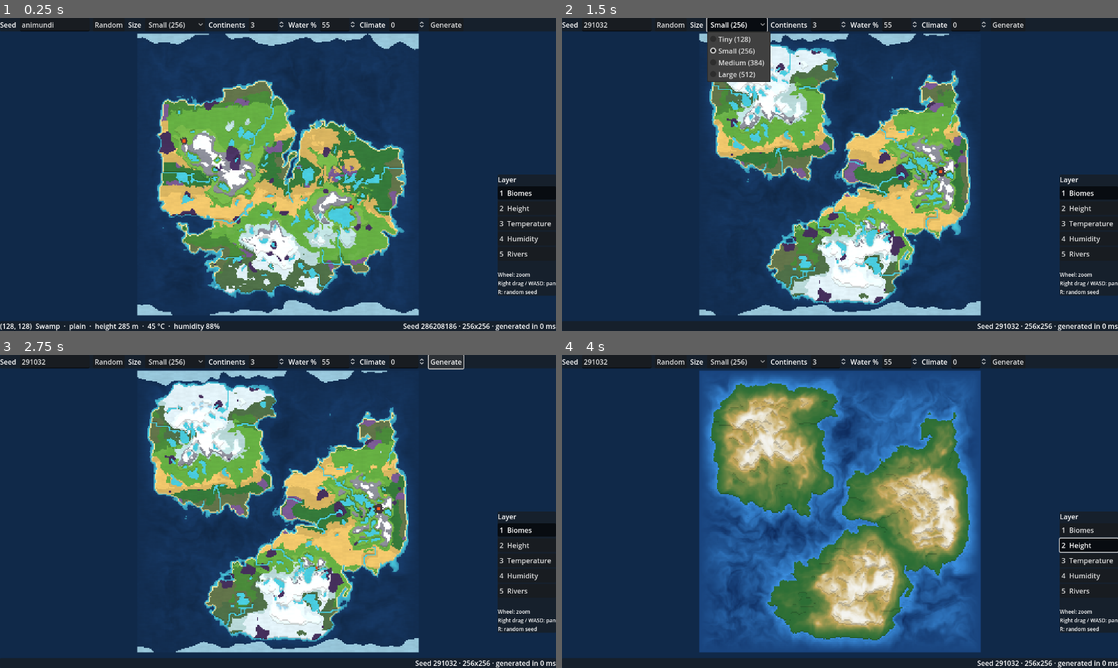
Above: before the commit, frames 1-4 (two rows, left to right).
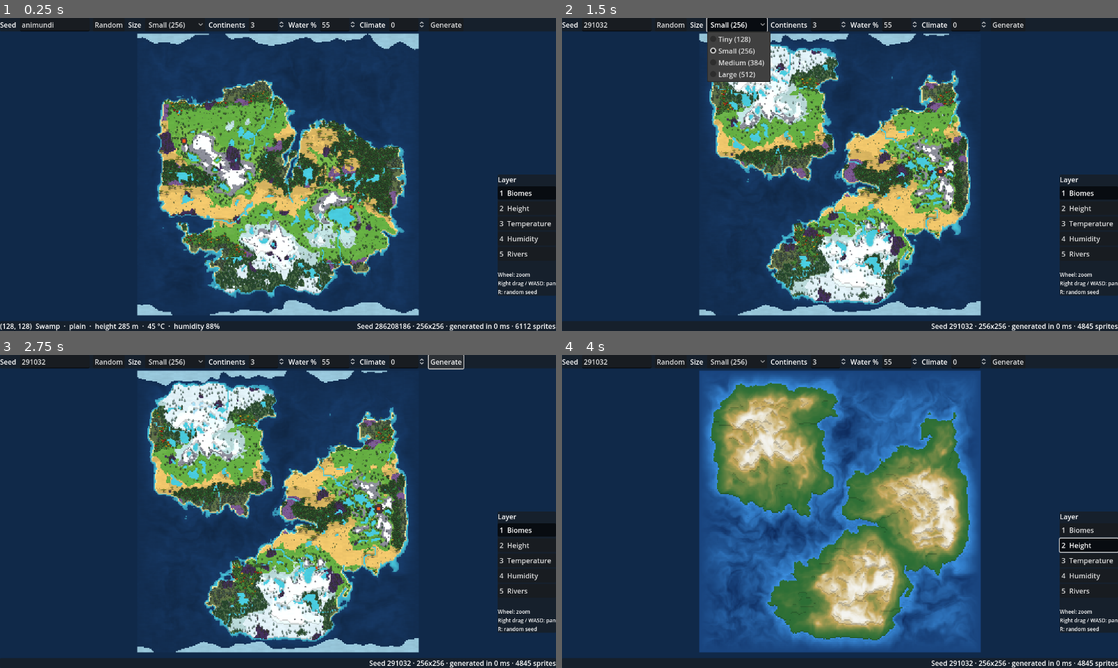
Above: after the commit, the same moments.

Repository: criptore/animundi
Game: Godot game, scene res://scenes/main.tscn
Same seed, same stepped clock (60 frames per second), same inputs: the game is played once before the commit and once after it.
Inputs:
- Up to frame 1 (0.25 s): no input
- Up to frame 2 (1.5 s): click "Random" at 0.5 s; click "Small (256)" at 1.25 s
- Up to frame 3 (2.75 s): click "Generate" at 2 s
- Up to frame 4 (4 s): click "1 Biomes" at 2.75 s; click "2 Height" at 3.5 s

The runs differ from the first frame. In frame 1, 7.8% of the frame differs, in the area x 28-100%, y 19-100%; in frame 2, 6.4%; in frame 3, 6.6%; in frame 4, 0.4%.

Commit message:
0.15: draw plants in sprite batches with shadows
- scripts/world/flora.gd: the flora table (moved from the 3D vegetation
  builder, which now reuses it) and seeded plant placement per biome
- scripts/render2d/sprite_atlas.gd: every game sprite packed into one
  mipmapped atlas texture at start
- scripts/render2d/sprite_batch.gd: sprites drawn through MultiMesh2D,
  one per strip of 16 tile rows, sorted by feet height so nearer sprites
  cover farther ones; strips out of view are culled; a drawn shadow
  layer sits under all sprites
- shaders/sprite_batch.gdshader: picks each instance's atlas region
- main: plants on the biome layer, flowers hidden when zoomed out; HUD
  shows the sprite count
- tests for flora placement, the atlas and batch ordering; README,
  roadmap and screenshots updated

Co-Authored-By: Claude Opus 5.5 <noreply@anthropic.com>
Claude-Session: https://claude.ai/code/session_01Goyuuk67E4s9WRmQp2FGBR

Diff:
--- a/scripts/main.gd
+++ b/scripts/main.gd
@@ -8,7 +8,12 @@
 const Biomes = preload("res://scripts/world/biomes.gd")
 const WorldMap = preload("res://scripts/render2d/world_map.gd")
 const MapCamera = preload("res://scripts/ui/map_camera.gd")
+const SpriteBatch = preload("res://scripts/render2d/sprite_batch.gd")
+const Flora = preload("res://scripts/world/flora.gd")
 const Hud = preload("res://scripts/ui/hud.gd")
+
+## Ground cover (flowers) shows only from this zoom on (screen pixels per world pixel).
+const GROUND_COVER_MIN_ZOOM := 1.5
 
 const LEVEL_NAMES := ["deep sea", "shallow water", "plain", "hill", "mountain"]
 
@@ -17,6 +22,10 @@
 var current_layer := "Biomes"
 
 var _map := WorldMap.new()
+## Flowers and other low plants, under everything else.
+var _ground_cover := SpriteBatch.new()
+## Trees, bushes, rocks... (later: peoples, animals, buildings).
+var _plants := SpriteBatch.new()
 var _camera := MapCamera.new()
 var _hud := Hud.new()
 var _dragging := false
@@ -25,6 +34,8 @@
 func _ready() -> void:
 	RenderingServer.set_default_clear_color(Biomes.COLORS[Biomes.DEEP_WATER].darkened(0.4))
 	add_child(_map)
+	add_child(_ground_cover)
+	add_child(_plants)
 	add_child(_camera)
 	_camera.make_current()
 	_hud.settings = settings
@@ -38,6 +49,7 @@
 	world = WorldGenerator.generate(settings)
 	_map.set_world(world)
 	_map.show_layer(current_layer)
+	_place_flora()
 	_camera.bounds = _map.pixel_size()
 	_camera.frame_all()
 	_hud.set_stats(world)
@@ -46,6 +58,7 @@
 func show_layer(layer: String) -> void:
 	current_layer = layer
 	_map.show_layer(layer)
+	_plants.visible = layer == "Biomes"
 
 
 func _unhandled_input(event: InputEvent) -> void:
@@ -64,6 +77,7 @@
 func _process(_delta: float) -> void:
 	if world == null:
 		return
+	_ground_cover.visible = current_layer == "Biomes" and _camera.zoom.x >= GROUND_COVER_MIN_ZOOM
 	var tile := pick_tile(get_viewport().get_mouse_position())
 	if tile.x < 0:
 		_hud.set_hover_text("")
@@ -76,6 +90,23 @@
 		roundi(lerpf(-30.0, 45.0, world.temperature[i])), roundi(world.humidity[i] * 100.0)])
 
 
+## Scatters the world's plants (scripts/world/flora.gd) into the two sprite batches.
+func _place_flora() -> void:
+	var flora := Flora.place(world)
+	var batches := {true: [PackedStringArray(), PackedVector2Array(), PackedByteArray(), PackedFloat32Array()],
+			false: [PackedStringArray(), PackedVector2Array(), PackedByteArray(), PackedFloat32Array()]}
+	for k in flora.id.size():
+		var b: Array = batches[flora.id[k] in Flora.GROUND_COVER]
+		b[0].append(flora.id[k])
+		b[1].append(flora.pos[k] * WorldMap.TILE)
+		b[2].append(flora.flip[k])
+		b[3].append(flora.scale[k])
+	for cover in batches:
+		var b: Array = batches[cover]
+		(_ground_cover if cover else _plants).set_sprites(b[0], b[1], b[2], b[3])
+	_hud.set_sprite_count(_plants.count + _ground_cover.count)
+
+
 ## Tile under a screen position, or (-1, -1).
 func pick_tile(screen_pos: Vector2) -> Vector2i:
 	return _map.tile_at(_camera.screen_to_world(screen_pos))
--- /dev/null
+++ b/scripts/render2d/sprite_atlas.gd
@@ -0,0 +1,68 @@
+## Every game sprite packed into one texture, so that sprites of all kinds can be drawn in a single
+## batch, in the right order (WorldBox loads its sprites into atlases the same way).
+## Built once at start from assets/sprites/ (rows of sprites sorted by height, with padding so
+## neighbours never bleed into each other, even in the smaller mipmaps).
+extends RefCounted
+
+const SpriteLibrary = preload("res://scripts/render3d/sprite_library.gd")
+
+const GROUPS := ["trees", "plants", "peoples", "races", "animals", "monsters"]
+const WIDTH := 1024
+const PAD := 4
+
+var texture: ImageTexture
+## Sprite id -> Rect2 of the sprite in the atlas, in UV (0..1).
+var regions := {}
+## Sprite id -> size in sprite pixels.
+var sizes := {}
+
+static var _shared: RefCounted
+
+
+## The atlas shared by every batch (built on first use).
+static func shared() -> RefCounted:
+	if _shared == null:
+		_shared = load("res://scripts/render2d/sprite_atlas.gd").new()
+	return _shared
+
+
+func _init() -> void:
+	var images := {}
+	for group in GROUPS:
+		for id in SpriteLibrary.list(group):
+			var img := SpriteLibrary.texture(id).get_image()
+			if img.is_compressed():
+				img.decompress()
+			img.convert(Image.FORMAT_RGBA8)
+			images[id] = img
+	var ids := images.keys()
+	ids.sort_custom(func(a, b): return images[a].get_height() > images[b].get_height())
+
+	# Shelf packing: fill rows left to right, tallest sprites first.
+	var places := {}
+	var x := PAD
+	var y := PAD
+	var row_h := 0
+	for id in ids:
+		var img: Image = images[id]
+		if x + img.get_width() + PAD > WIDTH:
+			x = PAD
+			y += row_h + PAD * 2
+			row_h = 0
+		places[id] = Vector2i(x, y)
+		x += img.get_width() + PAD * 2
+		row_h = maxi(row_h, img.get_height())
+	var height := 1 << int(ceil(log(float(y + row_h + PAD)) / log(2.0)))
+
+	var atlas := Image.create(WIDTH, height, false, Image.FORMAT_RGBA8)
+	for id in ids:
+		var img: Image = images[id]
+		atlas.blit_rect(img, Rect2i(Vector2i.ZERO, img.get_size()), places[id])
+		sizes[id] = Vector2(img.get_size())
+		regions[id] = Rect2(Vector2(places[id]) / Vector2(WIDTH, height), Vector2(img.get_size()) / Vector2(WIDTH, height))
+	atlas.generate_mipmaps()
+	texture = ImageTexture.create_from_image(atlas)
+
+
+func has(id: String) -> bool:
+	return regions.has(id)
--- /dev/null
+++ b/scripts/render2d/sprite_batch.gd
@@ -0,0 +1,137 @@
+## Draws many sprites in a few draw calls: every sprite of the atlas goes into the same MultiMesh,
+## sorted by the height of its feet on screen so that nearer sprites (lower on the screen) cover
+## those behind them. The map is cut into horizontal strips, one MultiMesh each, drawn top to
+## bottom: the order holds across strips, and strips out of view are culled. Each sprite also gets
+## a small drawn shadow, in a layer under all the sprites (no real-time lighting, as in WorldBox).
+##
+## Positions are in world pixels (a tile is WorldMap.TILE world pixels), at the sprite's feet.
+extends Node2D
+
+const SpriteAtlas = preload("res://scripts/render2d/sprite_atlas.gd")
+const SpriteLibrary = preload("res://scripts/render3d/sprite_library.gd")
+const BatchShader = preload("res://shaders/sprite_batch.gdshader")
+
+## World pixels per tile (same as WorldMap.TILE).
+const TILE := 8
+## Height of a strip in world pixels.
+const STRIP := 16 * TILE
+## Shadow size relative to the sprite's width, and its shift to the right (light from the left).
+const SHADOW_WIDTH := 0.75
+const SHADOW_HEIGHT := 0.28
+const SHADOW_SHIFT := 0.08
+const SHADOW_ALPHA := 0.32
+
+var atlas: SpriteAtlas = SpriteAtlas.shared()
+## Number of sprites drawn.
+var count := 0
+
+var _shadows := Node2D.new()
+var _sprites := Node2D.new()
+var _sprite_material := ShaderMaterial.new()
+var _shadow_material := ShaderMaterial.new()
+static var _quad: ArrayMesh
+static var _shadow_texture: ImageTexture
+
+
+func _init() -> void:
+	_sprite_material.shader = BatchShader
+	_shadow_material.shader = BatchShader
+	_shadow_material.set_shader_parameter("from_atlas", false)
+	add_child(_shadows)
+	add_child(_sprites)
+
+
+## Replaces every sprite. `ids[k]` is drawn at `positions[k]` (feet, world pixels), mirrored when
+## `flips[k]` is 1, resized by `scales[k]`. Unknown sprite ids are skipped.
+func set_sprites(ids: PackedStringArray, positions: PackedVector2Array, flips: PackedByteArray,
+		scales: PackedFloat32Array) -> void:
+	for layer in [_shadows, _sprites]:
+		for child in layer.get_children():
+			child.queue_free()
+	# Sort by feet height, then by x so that the order never depends on input order.
+	var order := []
+	for k in ids.size():
+		if atlas.has(ids[k]):
+			order.append(k)
+	order.sort_custom(func(a, b):
+		return positions[a].y < positions[b].y or positions[a].y == positions[b].y and positions[a].x < positions[b].x)
+	count = order.size()
+
+	var start := 0
+	while start < order.size():
+		var strip := floori(positions[order[start]].y / STRIP)
+		var end := start
+		while end < order.size() and floori(positions[order[end]].y / STRIP) == strip:
+			end += 1
+		_add_strip(order.slice(start, end), ids, positions, flips, scales)
+		start = end
+
+
+## Size of a sprite in world pixels.
+static func world_size(id: String) -> Vector2:
+	return SpriteLibrary.world_size(id) * TILE
+
+
+func _add_strip(order: Array, ids: PackedStringArray, positions: PackedVector2Array,
+		flips: PackedByteArray, scales: PackedFloat32Array) -> void:
+	var sprites := _multimesh(order.size(), true)
+	var shadows := _multimesh(order.size(), false)
+	for n in order.size():
+		var k: int = order[n]
+		var size := world_size(ids[k]) * scales[k]
+		var sx := -size.x if flips[k] else size.x
+		sprites.set_instance_transform_2d(n, Transform2D(0.0, Vector2(sx, size.y), 0.0, positions[k]))
+		var r: Rect2 = atlas.regions[ids[k]]
+		sprites.set_instance_custom_data(n, Color(r.position.x, r.position.y, r.size.x, r.size.y))
+		var shadow := Vector2(size.x * SHADOW_WIDTH, size.x * SHADOW_HEIGHT)
+		shadows.set_instance_transform_2d(n, Transform2D(0.0, shadow, 0.0,
+				positions[k] + Vector2(size.x * SHADOW_SHIFT, shadow.y * 0.45)))
+	_add_instance(_shadows, shadows, _shadow_texture_get(), _shadow_material)
+	_add_instance(_sprites, sprites, atlas.texture, _sprite_material)
+
+
+func _add_instance(layer: Node2D, mm: MultiMesh, tex: Texture2D, mat: ShaderMaterial) -> void:
+	var mmi := MultiMeshInstance2D.new()
+	mmi.multimesh = mm
+	mmi.texture = tex
+	mmi.material = mat
+	mmi.texture_filter = CanvasItem.TEXTURE_FILTER_NEAREST_WITH_MIPMAPS
+	layer.add_child(mmi)
+
+
+static func _multimesh(n: int, custom: bool) -> MultiMesh:
+	var mm := MultiMesh.new()
+	mm.transform_format = MultiMesh.TRANSFORM_2D
+	mm.use_custom_data = custom
+	mm.mesh = _unit_quad()
+	mm.instance_count = n
+	return mm
+
+
+## A quad one unit wide and tall, with its bottom centre (the feet) at the origin.
+static func _unit_quad() -> ArrayMesh:
+	if _quad == null:
+		var arrays := []
+		arrays.resize(Mesh.ARRAY_MAX)
+		arrays[Mesh.ARRAY_VERTEX] = PackedVector2Array([Vector2(-0.5, -1), Vector2(0.5, -1), Vector2(0.5, 0), Vector2(-0.5, 0)])
+		arrays[Mesh.ARRAY_TEX_UV] = PackedVector2Array([Vector2(0, 0), Vector2(1, 0), Vector2(1, 1), Vector2(0, 1)])
+		arrays[Mesh.ARRAY_INDEX] = PackedInt32Array([0, 1, 2, 0, 2, 3])
+		_quad = ArrayMesh.new()
+		_quad.add_surface_from_arrays(Mesh.PRIMITIVE_TRIANGLES, arrays)
+	return _quad
+
+
+## A small pixel-art ellipse, black and see-through, stretched under each sprite.
+static func _shadow_texture_get() -> ImageTexture:
+	if _shadow_texture == null:
+		var w := 16
+		var h := 6
+		var img := Image.create(w, h, true, Image.FORMAT_RGBA8)
+		for y in h:
+			for x in w:
+				var d := Vector2((x + 0.5 - w / 2.0) / (w / 2.0), (y + 0.5 - h / 2.0) / (h / 2.0))
+				if d.length_squared() <= 1.0:
+					img.set_pixel(x, y, Color(0.05, 0.08, 0.15, SHADOW_ALPHA))
+		img.generate_mipmaps()
+		_shadow_texture = ImageTexture.create_from_image(img)
+	return _shadow_texture
--- a/scripts/render2d/world_map.gd
+++ b/scripts/render2d/world_map.gd
@@ -14,7 +14,8 @@
 const Biomes = preload("res://scripts/world/biomes.gd")
 const MapRenderer = preload("res://scripts/render/map_renderer.gd")
 
-## World pixels per tile: one pattern pixel of the shader = one world pixel = one sprite pixel.
+## World pixels per tile: one pattern pixel of the shader = one world pixel. Sprites are drawn
+## finer, about four sprite pixels per world pixel (see sprite_batch.gd).
 const TILE := 8
 
 ## Ground pattern drawn up close (same ids as in shaders/map.gdshader).
--- a/scripts/render3d/vegetation_builder.gd
+++ b/scripts/render3d/vegetation_builder.gd
@@ -8,29 +8,10 @@
 const SeededRng = preload("res://scripts/core/seeded_rng.gd")
 const TerrainBuilder = preload("res://scripts/render3d/terrain_builder.gd")
 const SpriteLibrary = preload("res://scripts/render3d/sprite_library.gd")
+const Flora = preload("res://scripts/world/flora.gd")
 
-## Per biome: list of [sprite id, chance per tile]. A chance above 1 places several per tile.
-const FLORA := {
-	Biomes.FOREST: [["trees/Oak", 0.34], ["trees/Autumn_oak", 0.03], ["trees/Red_oak", 0.02],
-			["trees/Golden_oak", 0.02], ["trees/Pine", 0.04], ["plants/Bush", 0.08]],
-	Biomes.JUNGLE: [["trees/Jungle_tree", 0.35], ["trees/Palm", 0.08], ["plants/Jungle_bush", 0.2]],
-	Biomes.TAIGA: [["trees/Pine", 0.4], ["trees/Snowy_pine", 0.05]],
-	Biomes.SNOW: [["trees/Snowy_pine", 0.05]],
-	Biomes.TUNDRA: [["trees/Snowy_pine", 0.02], ["plants/Rock", 0.03]],
-	Biomes.GRASSLAND: [["trees/Oak", 0.025], ["plants/Bush", 0.035], ["plants/Grassy_rock", 0.012],
-			["plants/Flowers", 0.06]],
-	Biomes.MEADOW: [["trees/Oak", 0.015], ["plants/Bush", 0.03], ["plants/Flowers", 0.35]],
-	Biomes.HILLS: [["trees/Oak", 0.06], ["trees/Pine", 0.04], ["plants/Grassy_rock", 0.04]],
-	Biomes.SAVANNA: [["trees/Acacia", 0.03], ["plants/Bush", 0.02]],
-	Biomes.DESERT: [["plants/Cactus", 0.02], ["plants/Rock", 0.012]],
-	Biomes.BEACH: [["trees/Palm", 0.035]],
-	Biomes.SWAMP: [["trees/Swamp_tree", 0.16], ["trees/Dead_tree", 0.03], ["plants/Bush", 0.06]],
-	Biomes.MOUNTAIN: [["plants/Rock", 0.05], ["plants/Boulder", 0.025], ["trees/Pine", 0.03]],
-	Biomes.PEAK: [["plants/Boulder", 0.01]],
-	Biomes.VOLCANIC: [["plants/Rock", 0.06], ["trees/Dead_tree", 0.03]],
-	Biomes.MUSHROOM: [["plants/Red_mushroom", 0.12], ["plants/Pink_mushroom", 0.1], ["plants/Purple_mushroom", 0.08]],
-	Biomes.CURSED: [["trees/Dead_tree", 0.2], ["plants/Purple_mushroom", 0.05], ["plants/Rock", 0.03]],
-}
+## Per biome: list of [sprite id, chance per tile] (shared with the 2D map).
+const FLORA := Flora.FLORA
 
 
 ## Returns {sprite id: MultiMesh}.
@@ -73,7 +54,7 @@
 ## Flowers: no shadows (they would only darken the ground in speckles), and hidden when zoomed out,
 ## where they would shrink to dots.
 static func is_ground_cover(id: String) -> bool:
-	return id == "plants/Flowers"
+	return id in Flora.GROUND_COVER
 
 
 ## Dense grass tufts per biome (instances per tile), drawn by shaders/grass.gdshader.
--- a/scripts/ui/hud.gd
+++ b/scripts/ui/hud.gd
@@ -17,6 +17,8 @@
 var _hover_label: Label
 var _stats_label: Label
 var _layer_buttons := {}
+var _world_stats := ""
+var _sprite_count := 0
 
 
 func _ready() -> void:
@@ -132,7 +134,18 @@
 	var total := 0.0
 	for ms in world.stage_ms.values():
 		total += ms
-	_stats_label.text = "Seed %d · %dx%d · generated in %.0f ms" % [world.seed_value, world.width, world.height, total]
+	_world_stats = "Seed %d · %dx%d · generated in %.0f ms" % [world.seed_value, world.width, world.height, total]
+	_refresh_stats()
+
+
+func set_sprite_count(n: int) -> void:
+	_sprite_count = n
+	_refresh_stats()
+
+
+func _refresh_stats() -> void:
+	if _stats_label != null:
+		_stats_label.text = "%s · %d sprites" % [_world_stats, _sprite_count]
 
 
 func _request() -> void:
--- /dev/null
+++ b/scripts/world/flora.gd
@@ -0,0 +1,60 @@
+## Which plants grow where: per biome, the plant sprites scattered over its tiles, and the seeded
+## placement of every plant of a world (trees, bushes, rocks, cacti, mushrooms, flowers).
+## Sprites are in assets/sprites/ (see scripts/render3d/sprite_library.gd for their sizes).
+extends RefCounted
+
+const WorldData = preload("res://scripts/world/world_data.gd")
+const Biomes = preload("res://scripts/world/biomes.gd")
+const SeededRng = preload("res://scripts/core/seeded_rng.gd")
+
+## Per biome: list of [sprite id, chance per tile]. A chance above 1 places several per tile.
+const FLORA := {
+	Biomes.FOREST: [["trees/Oak", 0.34], ["trees/Autumn_oak", 0.03], ["trees/Red_oak", 0.02],
+			["trees/Golden_oak", 0.02], ["trees/Pine", 0.04], ["plants/Bush", 0.08]],
+	Biomes.JUNGLE: [["trees/Jungle_tree", 0.35], ["trees/Palm", 0.08], ["plants/Jungle_bush", 0.2]],
+	Biomes.TAIGA: [["trees/Pine", 0.4], ["trees/Snowy_pine", 0.05]],
+	Biomes.SNOW: [["trees/Snowy_pine", 0.05]],
+	Biomes.TUNDRA: [["trees/Snowy_pine", 0.02], ["plants/Rock", 0.03]],
+	Biomes.GRASSLAND: [["trees/Oak", 0.025], ["plants/Bush", 0.035], ["plants/Grassy_rock", 0.012],
+			["plants/Flowers", 0.06]],
+	Biomes.MEADOW: [["trees/Oak", 0.015], ["plants/Bush", 0.03], ["plants/Flowers", 0.35]],
+	Biomes.HILLS: [["trees/Oak", 0.06], ["trees/Pine", 0.04], ["plants/Grassy_rock", 0.04]],
+	Biomes.SAVANNA: [["trees/Acacia", 0.03], ["plants/Bush", 0.02]],
+	Biomes.DESERT: [["plants/Cactus", 0.02], ["plants/Rock", 0.012]],
+	Biomes.BEACH: [["trees/Palm", 0.035]],
+	Biomes.SWAMP: [["trees/Swamp_tree", 0.16], ["trees/Dead_tree", 0.03], ["plants/Bush", 0.06]],
+	Biomes.MOUNTAIN: [["plants/Rock", 0.05], ["plants/Boulder", 0.025], ["trees/Pine", 0.03]],
+	Biomes.PEAK: [["plants/Boulder", 0.01]],
+	Biomes.VOLCANIC: [["plants/Rock", 0.06], ["trees/Dead_tree", 0.03]],
+	Biomes.MUSHROOM: [["plants/Red_mushroom", 0.12], ["plants/Pink_mushroom", 0.1], ["plants/Purple_mushroom", 0.08]],
+	Biomes.CURSED: [["trees/Dead_tree", 0.2], ["plants/Purple_mushroom", 0.05], ["plants/Rock", 0.03]],
+}
+
+## Low plants that would only be speckles from far away: drawn under the others, hidden when zoomed out.
+const GROUND_COVER := ["plants/Flowers", "plants/Grass"]
+
+
+## Every plant of the world: {"id": PackedStringArray, "pos": PackedVector2Array (in tiles, the
+## point where the plant touches the ground; tile (x, y) covers x..x+1, y..y+1),
+## "flip": PackedByteArray, "scale": PackedFloat32Array}. Same world, same plants.
+static func place(world: WorldData) -> Dictionary:
+	var rng := SeededRng.new(world.seed_value).stream("flora")
+	var ids := PackedStringArray()
+	var pos := PackedVector2Array()
+	var flip := PackedByteArray()
+	var scale := PackedFloat32Array()
+	for y in world.height:
+		for x in world.width:
+			var i := world.index(x, y)
+			if world.is_water(i) or not FLORA.has(world.biome[i]):
+				continue
+			for entry in FLORA[world.biome[i]]:
+				var chance: float = entry[1]
+				while chance > 0.0:
+					if rng.randf() < chance:
+						ids.append(entry[0])
+						pos.append(Vector2(x + rng.randf_range(0.1, 0.9), y + rng.randf_range(0.2, 0.95)))
+						flip.append(1 if rng.randf() < 0.5 else 0)
+						scale.append(rng.randf_range(0.85, 1.15))
+					chance -= 1.0
+	return {"id": ids, "pos": pos, "flip": flip, "scale": scale}
--- a/shaders/map.gdshader
+++ b/shaders/map.gdshader
@@ -1,7 +1,7 @@
 // The world map: one texel per tile (TEXTURE holds the tile colours, `data` the level, pattern and
 // water flag of each tile), drawn on a sprite where a tile is TILE world pixels wide.
 //
-// Up close, each tile is cut into an 8x8 grid of "pattern pixels" (the pixel size of the sprites):
+// Up close, each tile is cut into an 8x8 grid of "pattern pixels" (one world pixel):
 // a light pattern per ground type (grass tufts, sand ripples, snow sparkles, rock cracks, lava
 // specks) and a step edge where a neighbour sits on a lower level (a dark cliff face on the south
 // side, a darker line on east and west, a light rim on the north). Zoomed out, patterns fade away
--- /dev/null
+++ b/shaders/sprite_batch.gdshader
@@ -0,0 +1,12 @@
+// Sprites drawn in batches from the sprite atlas (scripts/render2d/sprite_batch.gd): every instance
+// is a unit quad (feet at the origin) scaled to the sprite's size; its custom data is the sprite's
+// rectangle in the atlas. Shadows use the same shader on a shadow texture, without custom data.
+shader_type canvas_item;
+
+uniform bool from_atlas = true;
+
+void vertex() {
+	if (from_atlas) {
+		UV = INSTANCE_CUSTOM.xy + UV * INSTANCE_CUSTOM.zw;
+	}
+}
--- a/tests/test_world.gd
+++ b/tests/test_world.gd
@@ -13,6 +13,10 @@
 const VegetationBuilder = preload("res://scripts/render3d/vegetation_builder.gd")
 const WorldMap = preload("res://scripts/render2d/world_map.gd")
 const MapCamera = preload("res://scripts/ui/map_camera.gd")
+const Flora = preload("res://scripts/world/flora.gd")
+const SpriteAtlas = preload("res://scripts/render2d/sprite_atlas.gd")
+const SpriteLibrary = preload("res://scripts/render3d/sprite_library.gd")
+const SpriteBatch = preload("res://scripts/render2d/sprite_batch.gd")
 
 var _failures := 0
 
@@ -32,6 +36,9 @@
 	test_levels()
 	test_world_map()
 	test_map_camera()
+	test_flora()
+	test_sprite_atlas()
+	test_sprite_batch()
 	print("\n%s (%d failed)" % ["FAILED" if _failures else "ALL PASSED", _failures])
 	quit(_failures)
 
@@ -241,3 +248,74 @@
 	cam.pan_screen(Vector2(1e6, 1e6))
 	check(cam.position == Vector2.ZERO, "the view stays on the map")
 	cam.free()
+
+
+func test_flora() -> void:
+	var w := make("flora", 128)
+	var a := Flora.place(w)
+	var b := Flora.place(w)
+	check(a.id == b.id and a.pos == b.pos and a.flip == b.flip and a.scale == b.scale, "same world, same plants")
+	check(a.id.size() > 500, "a 128 world has plants (%d)" % a.id.size())
+	var ok := true
+	for k in a.id.size():
+		var t := Vector2i(floori(a.pos[k].x), floori(a.pos[k].y))
+		if not w.in_bounds(t.x, t.y) or w.is_water(w.index(t.x, t.y)):
+			ok = false
+	check(ok, "every plant stands on a land tile")
+
+
+func test_sprite_atlas() -> void:
+	var atlas := SpriteAtlas.shared()
+	var ok := true
+	for group in SpriteAtlas.GROUPS:
+		for id in SpriteLibrary.list(group):
+			ok = ok and atlas.has(id)
+	check(ok and atlas.regions.size() > 90, "every sprite is in the atlas (%d)" % atlas.regions.size())
+	var rects: Array = atlas.regions.values()
+	var inside := true
+	var apart := true
+	for n in rects.size():
+		var r: Rect2 = rects[n]
+		inside = inside and r.position.x >= 0.0 and r.position.y >= 0.0 and r.end.x <= 1.0 and r.end.y <= 1.0
+		for m in range(n + 1, rects.size()):
+			apart = apart and not r.intersects(rects[m])
+	check(inside and apart, "atlas regions fit in the texture and never overlap")
+	var flora := Flora.FLORA.values()
+	var known := true
+	for entries in flora:
+		for e in entries:
+			known = known and atlas.has(e[0])
+	check(known, "every plant of the flora table has a sprite")
+
+
+func test_sprite_batch() -> void:
+	var ids := PackedStringArray()
+	var pos := PackedVector2Array()
+	var flips := PackedByteArray()
+	var scales := PackedFloat32Array()
+	var rng := RandomNumberGenerator.new()
+	rng.seed = 7
+	for k in 3000:
+		ids.append(["trees/Oak", "plants/Bush", "animals/Cow", "nope/Missing"][k % 4])
+		pos.append(Vector2(rng.randf_range(0, 2048), rng.randf_range(0, 2048)))
+		flips.append(k % 2)
+		scales.append(1.0)
+	var batch := SpriteBatch.new()
+	batch.set_sprites(ids, pos, flips, scales)
+	check(batch.count == 2250, "unknown sprites are skipped (%d drawn)" % batch.count)
+	# Sprites layer: strips in order, and sprites sorted by feet height inside each strip.
+	var layer: Node = batch.get_child(1)
+	var last := -INF
+	var total := 0
+	var sorted := true
+	for strip in layer.get_children():
+		var mm: MultiMesh = (strip as MultiMeshInstance2D).multimesh
+		total += mm.instance_count
+		for n in mm.instance_count:
+			var y := mm.get_instance_transform_2d(n).origin.y
+			sorted = sorted and y >= last
+			last = y
+	check(sorted and total == 2250, "sprites are drawn top to bottom, nearest last")
+	check(layer.get_child_count() == 16 and batch.get_child(0).get_child_count() == 16,
+			"one strip of sprites and one of shadows per 16 rows of tiles")
+	batch.free()
Binary file changed: docs/images/world_0.15.png
Binary file changed: docs/images/world_0.15_close.png
Not shown, changed: docs/ROADMAP.md
